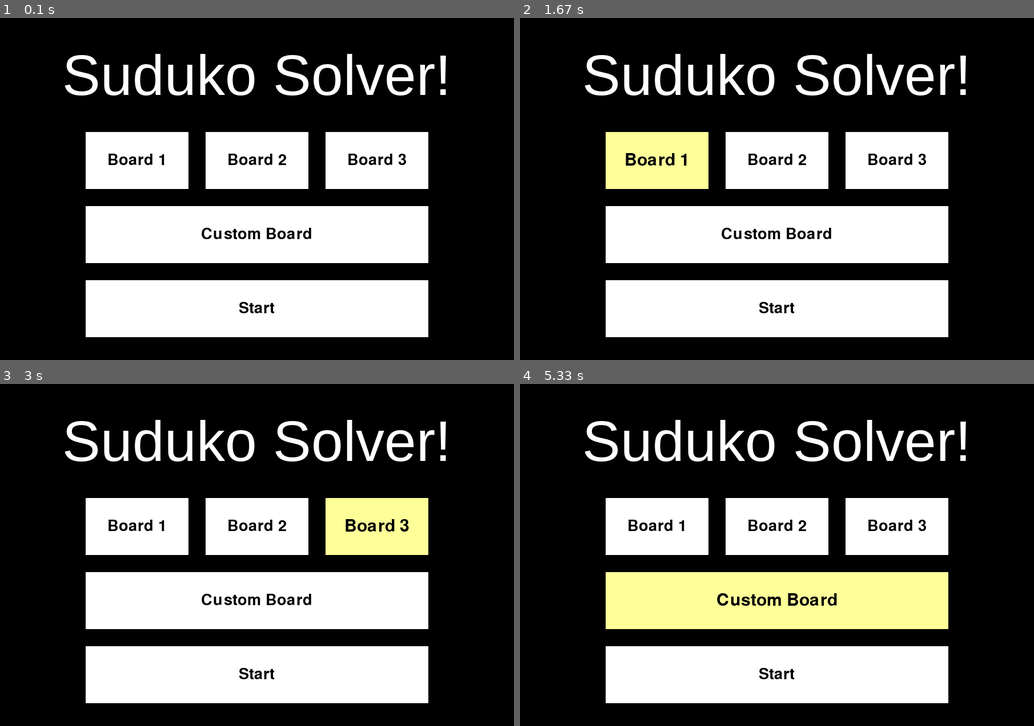
Above: before the commit, frames 1-4 (two rows, left to right).
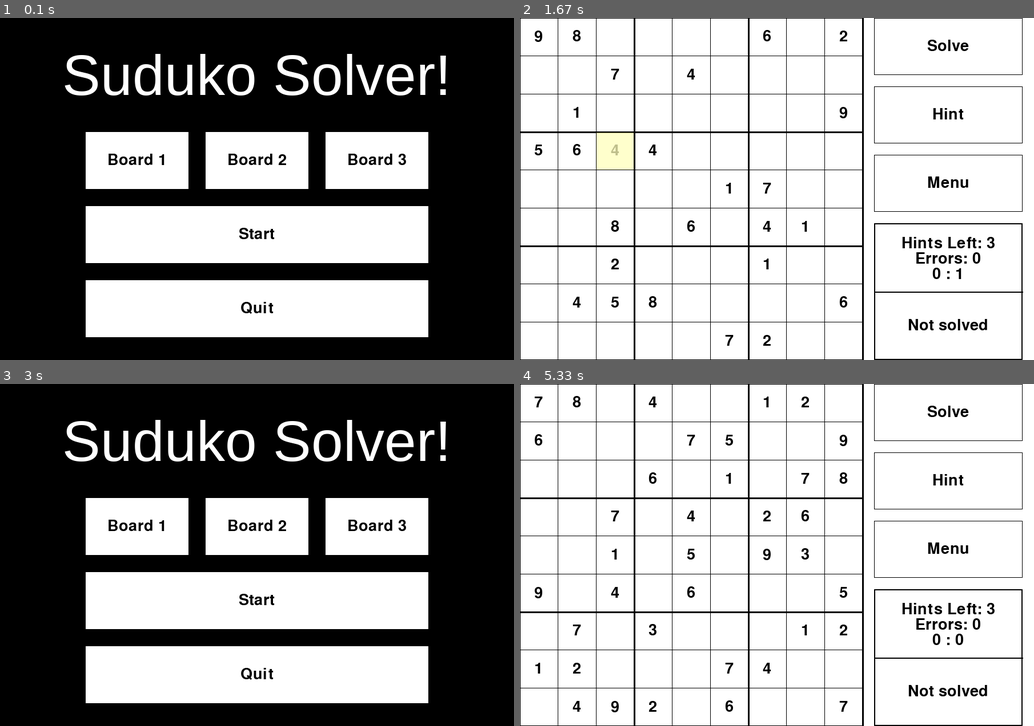
Above: after the commit, the same moments.

Repository: TedGraveson/Suduko
Game: pygame game, started from SudukoGUI.py
The game is run twice, just before and just after one commit, with the same random seed, the same clock (stepped at 60 frames per second) and the same inputs.
Inputs (mouse positions are in pixels of both pictures, inside the frame that each line leads up to):
- Up to frame 1 (0.1 s): no input
- Up to frame 2 (1.67 s): click (941, 178) at 0.38 s; click (782, 209) at 0.72 s; click (617, 137) at 1.05 s; tap 4 at 1.33 s
- Up to frame 3 (3 s): click (267, 438) at 1.72 s; click (241, 496) at 2.55 s; click (359, 527) at 2.88 s
- Up to frame 4 (5.33 s): click (910, 524) at 3.22 s; click (962, 527) at 3.55 s; click (617, 510) at 3.88 s; click (627, 490) at 4.22 s; click (797, 541) at 4.55 s; click (627, 534) at 4.88 s; click (915, 592) at 5.22 s

The runs differ from the first frame. In frame 1, 0.5% of the frame differs, in the area x 39-61%, y 61-87%; in frame 2, 69%; in frame 3, 3.8%; in frame 4, 75%, in the area x 0-100%, y 0-100%.

Commit message:
Game fully working
Updated some code and README

Diff:
--- a/PygameButton.py
+++ b/PygameButton.py
@@ -1,5 +1,6 @@
 import pygame
 
+#Button objects to be displayed to screen
 class Button():
     def __init__(self, pos, width, height, colour, text = "", filled = 0, action = None):
         self.pos = pos
--- a/SudukoGUI.py
+++ b/SudukoGUI.py
@@ -88,6 +88,7 @@
         #Stats
         self.errors = 0
         self.hints = 3
+        self.clock_time = ""
 
     def title_screen(self):
         self.board = None
@@ -97,8 +98,8 @@
             Button((150, board_select_y), 180, 100, WHITE, "Board 1", 0, lambda: self.set_board(0)),
             Button((150 + 180 + button_gap, board_select_y), 180, 100, WHITE, "Board 2", 0, lambda: self.set_board(1)),
             Button((150 + (180 + button_gap) * 2, board_select_y), 180, 100, WHITE, "Board 3", 0, lambda: self.set_board(2)),
-            Button((150, 300 + button_gap), 600, 100, WHITE, "Custom Board", 0, lambda: self.set_board(3)),
-            Button((150, 400 + 2*(button_gap)), 600, 100, WHITE, "Start", 0, self.start_game)
+            Button((150, 300 + button_gap), 600, 100, WHITE, "Start", 0, self.start_game),
+            Button((150, 400 + (2* button_gap)), 600, 100, WHITE, "Quit", 0, self.stop_game )
         ]
 
         while self.running:
@@ -156,7 +157,7 @@
         self.screen.fill(WHITE)
         thicc = 1
         length = 600
-        for x in range(len(self.board)+1):
+        for x in range(10):
             #Thicker lines for boxes
             if(x%3 == 0 and x!= 0):
                 thicc = 3
@@ -166,7 +167,7 @@
                 length = 600
             pygame.draw.line(self.screen, BLACK,(0, x*SQUARE_SIZE), (length, x*SQUARE_SIZE),thicc)
 
-        for x in range(len(self.board[0])+1):
+        for x in range(10):
             if(x % 3 == 0 and x!= 0):
                 thicc = 3
             else:
@@ -178,22 +179,23 @@
 
     #Draws all numbers inside squares
     def fill_squares(self):
-        for row in range(len(self.board)):
-            for col in range(len(self.board[0])):
-                if(self.board[row][col] != 0):
-                    number = self.font.render(str(self.board[row][col]), True, BLACK)
-                    #To center numbers, top left will be middle of grid square minus
-                    #half of number with
-                    xPos = (SQUARE_SIZE*col)+ (SQUARE_SIZE/2 - number.get_width()/2)
-                    yPos = (SQUARE_SIZE *row) + (SQUARE_SIZE/2 - number.get_height()/2)
-                    self.screen.blit(number, (xPos, yPos))
-
-        #Draws numbers that are not finalized
-        for sketchedNum in self.sketches:
-            number = self.font.render(str(self.sketches[sketchedNum]), True, (128,128,128))
-            xPos = (SQUARE_SIZE* sketchedNum[1] )+ (SQUARE_SIZE/2 - number.get_width()/2)
-            yPos = (SQUARE_SIZE *sketchedNum[0]) + (SQUARE_SIZE/2 - number.get_height()/2)
-            self.screen.blit(number, (xPos, yPos))
+        if self.board != None:
+            for row in range(9):
+                for col in range(9):
+                    if(self.board[row][col] != 0):
+                        number = self.font.render(str(self.board[row][col]), True, BLACK)
+                        #To center numbers, top left will be middle of grid square minus
+                        #half of number with
+                        xPos = (SQUARE_SIZE*col)+ (SQUARE_SIZE/2 - number.get_width()/2)
+                        yPos = (SQUARE_SIZE *row) + (SQUARE_SIZE/2 - number.get_height()/2)
+                        self.screen.blit(number, (xPos, yPos))
+
+            #Draws numbers that are not finalized
+            for sketchedNum in self.sketches:
+                number = self.font.render(str(self.sketches[sketchedNum]), True, (128,128,128))
+                xPos = (SQUARE_SIZE* sketchedNum[1] )+ (SQUARE_SIZE/2 - number.get_width()/2)
+                yPos = (SQUARE_SIZE *sketchedNum[0]) + (SQUARE_SIZE/2 - number.get_height()/2)
+                self.screen.blit(number, (xPos, yPos))
 
     #Draws yellow highlight over clicked square
     def draw_selected(self):
@@ -212,11 +214,13 @@
 
     #Updates clock to screen
     def draw_stats(self, start_time):
-        currentTime = round(time.time()-start_time)
-        seconds = currentTime % 60
-        minutes = currentTime // 60
-        text = str(minutes) + " : " + str(seconds)
-        clock = self.font.render(text, True, BLACK)
+        if self.game_status != "Solved":
+            currentTime = round(time.time()-start_time)
+            seconds = currentTime % 60
+            minutes = currentTime // 60
+            self.clock_time =  str(minutes) + " : " + str(seconds)
+
+        clock = self.font.render(self.clock_time, True, BLACK)
         xPos = (600+150)- (clock.get_width()/2)
         yPos = (450)- (clock.get_height()/2)
         self.screen.blit(clock, (xPos, yPos))
@@ -254,8 +258,7 @@
         self.fill_squares()
         self.draw_selected()
         self.draw_buttons()
-        if not self.creating:
-            self.draw_stats(start_time)
+        self.draw_stats(start_time)
         pygame.display.update()
 
     #User input taken before number is checked against solution
@@ -275,8 +278,9 @@
     def create_board(self, board):
         self.board = board
 
-    def stop(self):
-        self.creating = False
+    def stop_game(self):
+        self.running= False
+
     def start_game(self):
         #Board must be selected
         if self.board!= None:
@@ -286,9 +290,13 @@
                 Button((620, 240), 260, 100, BLACK, "Menu", 1, self.title_screen)
             ]
             start_time = time.time()
+            self.selected = None
+            self.sketches = dict()
             self.game_status = "Not solved"
             self.solution = deepcopy(self.board)
             SudukoSolver.solve_board(self.solution)
+
+            #Main game loop
             while self.running :
                 num = None
                 for event in pygame.event.get():
Not shown, changed: README.md
